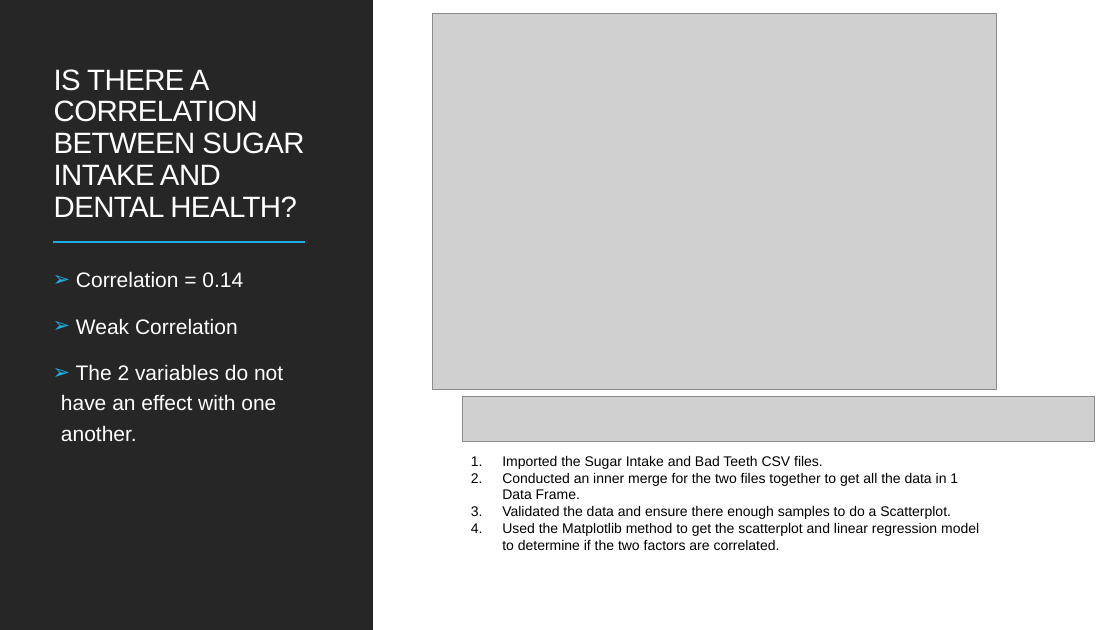
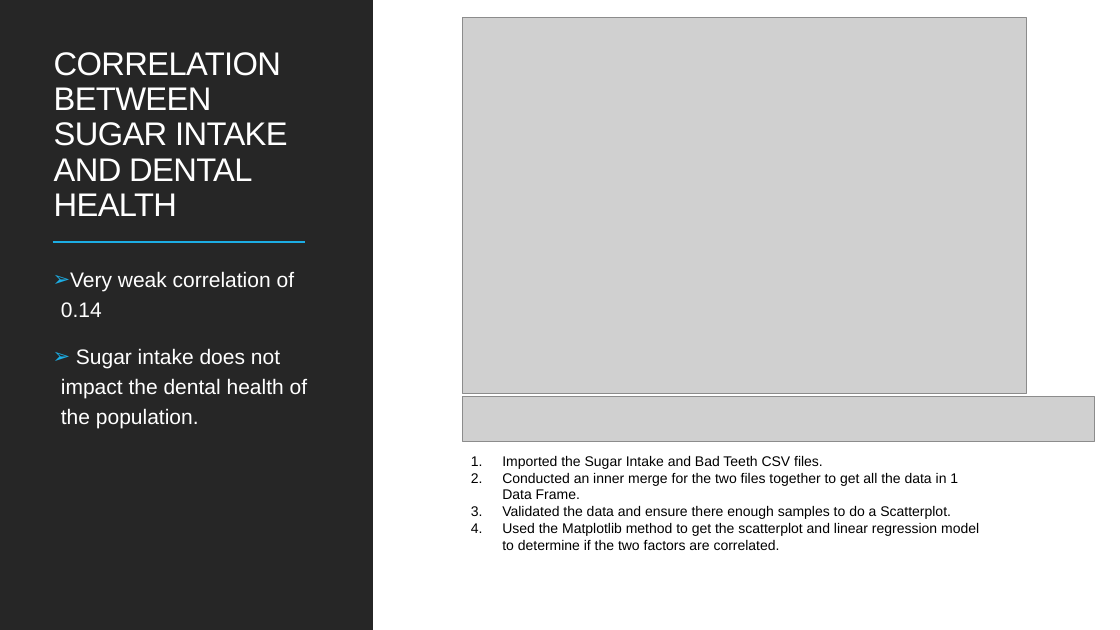
Before and after one commit to cbeachey/project1_influencers, a slide deck: slide 13 of Effects of Sugar Consumption.pptx (slide 16 before the commit). Drawn at 1120x630 pixels with LibreOffice and Linux fonts; fonts in the diff are those of the drawing; grey boxes stand for pictures. Boxes give left, top, right and bottom in pixels: in the first picture for what was removed or moved away, otherwise in the second. Text is boxed around its words. In the diff, an @@ line names an element or a change of style, - is before the commit and + after.

```diff
--- a/Effects of Sugar Consumption.pptx
+++ b/Effects of Sugar Consumption.pptx
@@ picture: place and size @@
-picture at box(433, 13, 996, 389)
+picture at box(463, 18, 1027, 393)
@@ title at box(54, 52, 287, 216): text changed; size 25.2 to 28 pt @@
-IS THERE A CORRELATION BETWEEN SUGAR INTAKE AND DENTAL HEALTH?
+CORRELATION BETWEEN SUGAR INTAKE AND DENTAL HEALTH
@@ text at box(61, 271, 307, 429): text changed @@
-➢ Correlation = 0.14
-➢ Weak Correlation
-➢ The 2 variables do not have an effect with one another.
+➢ Very weak correlation of 0.14
+➢ Sugar intake does not impact the dental health of the population.
```
Also in this commit, not shown: 13 other slides changed, 3 slides removed.
